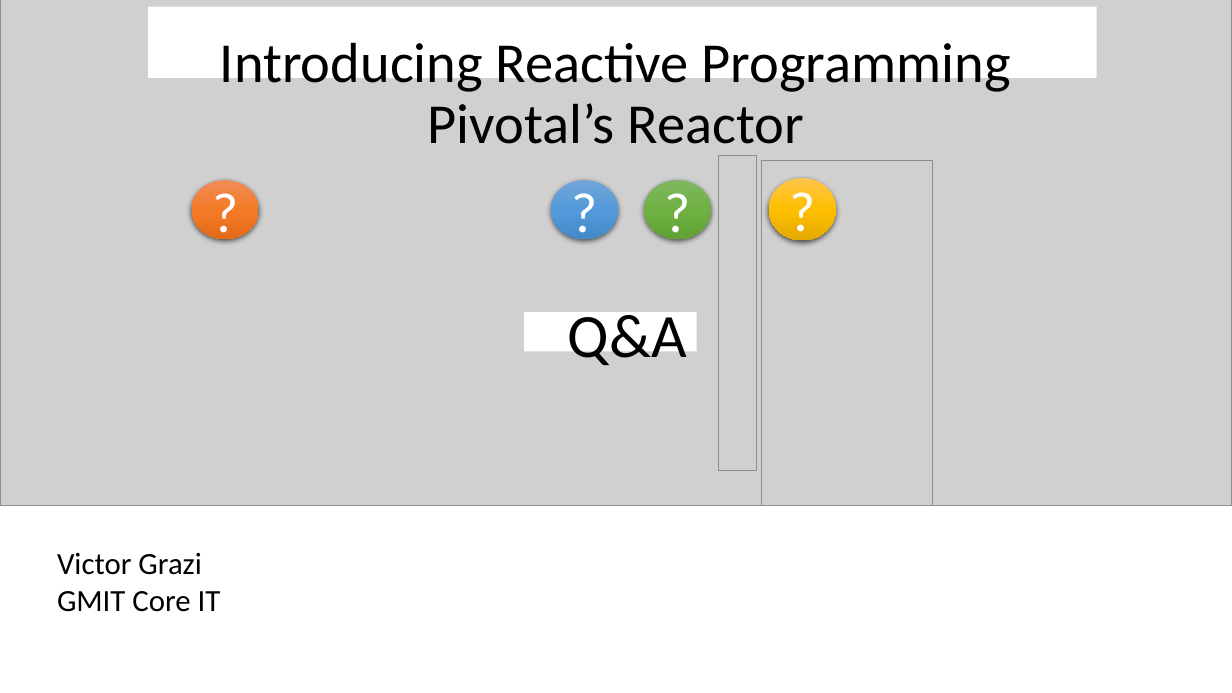
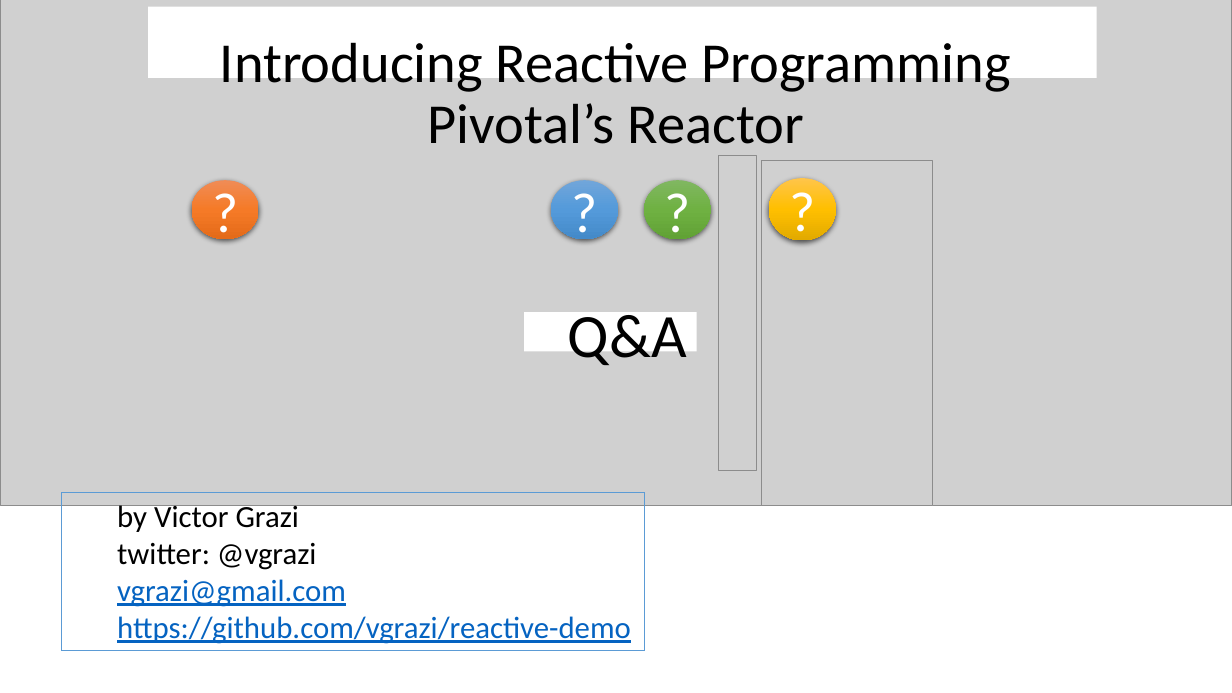
Before and after one commit to vgrazi/reactive-demo, a slide deck: slide 23 of presentation/Reactive Programming with Pivotal's Reactor.pptx. Drawn at 1232x693 pixels with LibreOffice and Linux fonts; fonts in the diff are those of the drawing; grey boxes stand for pictures. Boxes give left, top, right and bottom in pixels: in the first picture for what was removed or moved away, otherwise in the second. Text is boxed around its words. In the diff, an @@ line names an element or a change of style, - is before the commit and + after.

```diff
--- a/presentation/Reactive Programming with Pivotal's Reactor.pptx
+++ b/presentation/Reactive Programming with Pivotal's Reactor.pptx
@@ rectangle added at [62,493,644,652], outline #5B9BD5 0.75 pt, 24 pt, text #0563C1, underline @@
+  by Victor Grazi
+  twitter: @vgrazi
+  vgrazi@gmail.com
+  https://github.com/vgrazi/reactive-demo
@@ text removed at [57,553,221,612] @@
-Victor Grazi
-GMIT Core IT
```
Also in this commit, not shown: 3 other slides changed.
